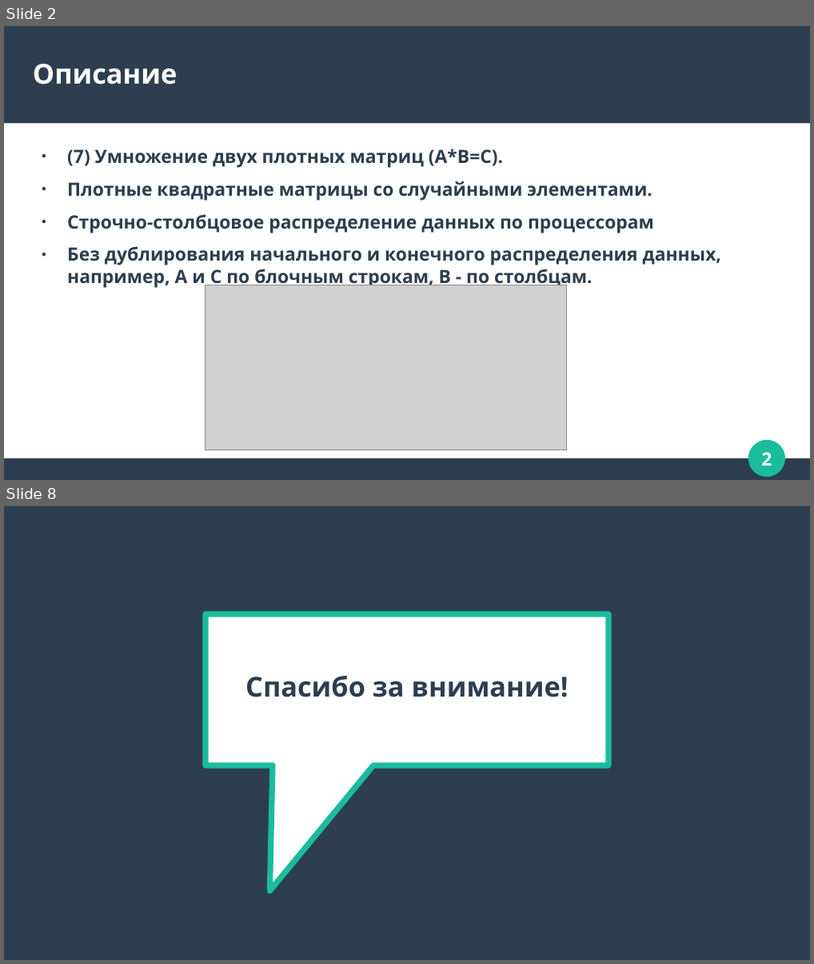
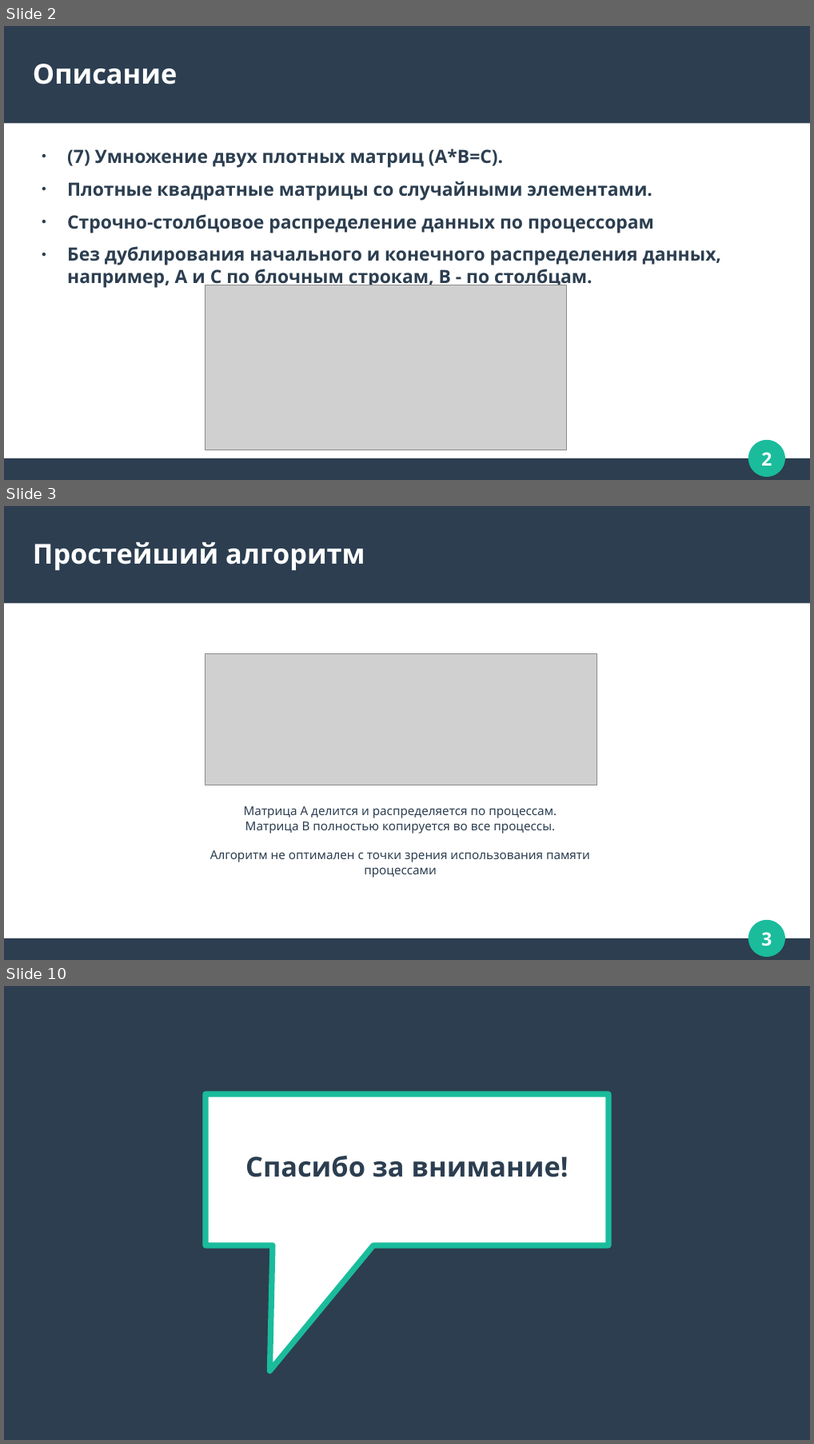
Before and after one commit to ArtKomarov/ParallelMatrixMul, a slide deck: MatrixMul.odp. Shown one above the other, each under a label of ours: slides 2 and 8 before the commit, slides 2, 3 and 10 after it; the slides between them are not shown. The pictures are 814x964 and 814x1444 pixels, drawn with LibreOffice and Linux fonts; fonts in the diff are those of the drawing; grey boxes stand for pictures. Boxes give left, top, right and bottom in pixels: in the first picture for what was removed or moved away, otherwise in the second. Text is boxed around its words. In the diff, an @@ line names an element or a change of style, - is before the commit and + after.

```diff
--- a/MatrixMul.odp
+++ b/MatrixMul.odp
@@ slide 3 added at [4, 506, 810, 960], background #FFFFFF; not listed: 4 template elements that a slide beside it also shows @@
@@ title added at [33, 542, 365, 571], 27 pt, text #FFFFFF, bold @@
+Простейший алгоритм
@@ picture added at [206, 653, 598, 785] @@
@@ text added at [210, 806, 590, 877], 12 pt, text #2C3E50 @@
+Матрица A делится и распределяется по процессам.
+Матрица B полностью копируется во все процессы.
+Алгоритм не оптимален с точки зрения использования памяти процессами
@@ what was slide 8 is now slide 10 @@
```
Also in this commit, not shown: 6 other slides added, 5 slides removed, 3 other files.
